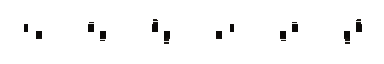
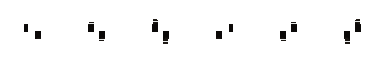
Comparing the layer stacks of the two 384 × 64 images. Changes:
painted on "Layer 2 copy 3" over [left=355, top=19, right=362, bottom=32]
painted on "Layer 2 copy 2" over [left=291, top=22, right=298, bottom=32]
painted on "Layer 1 copy" over [left=229, top=24, right=234, bottom=32]
painted on "Layer 2 copy" over [left=163, top=31, right=170, bottom=44]
painted on "Layer 2" over [left=99, top=31, right=106, bottom=41]
painted on "Layer 1" over [left=35, top=31, right=42, bottom=39]
